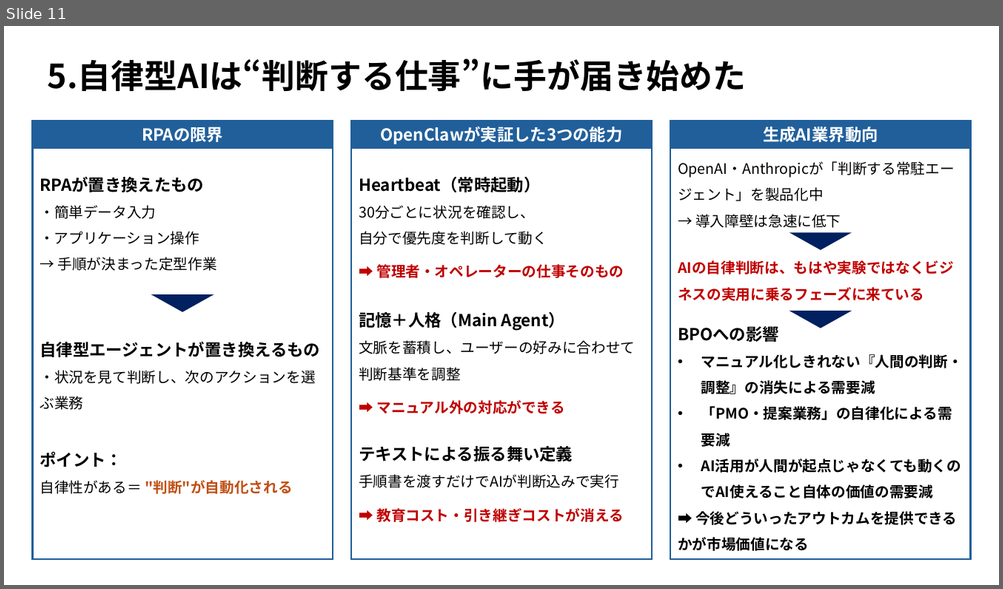
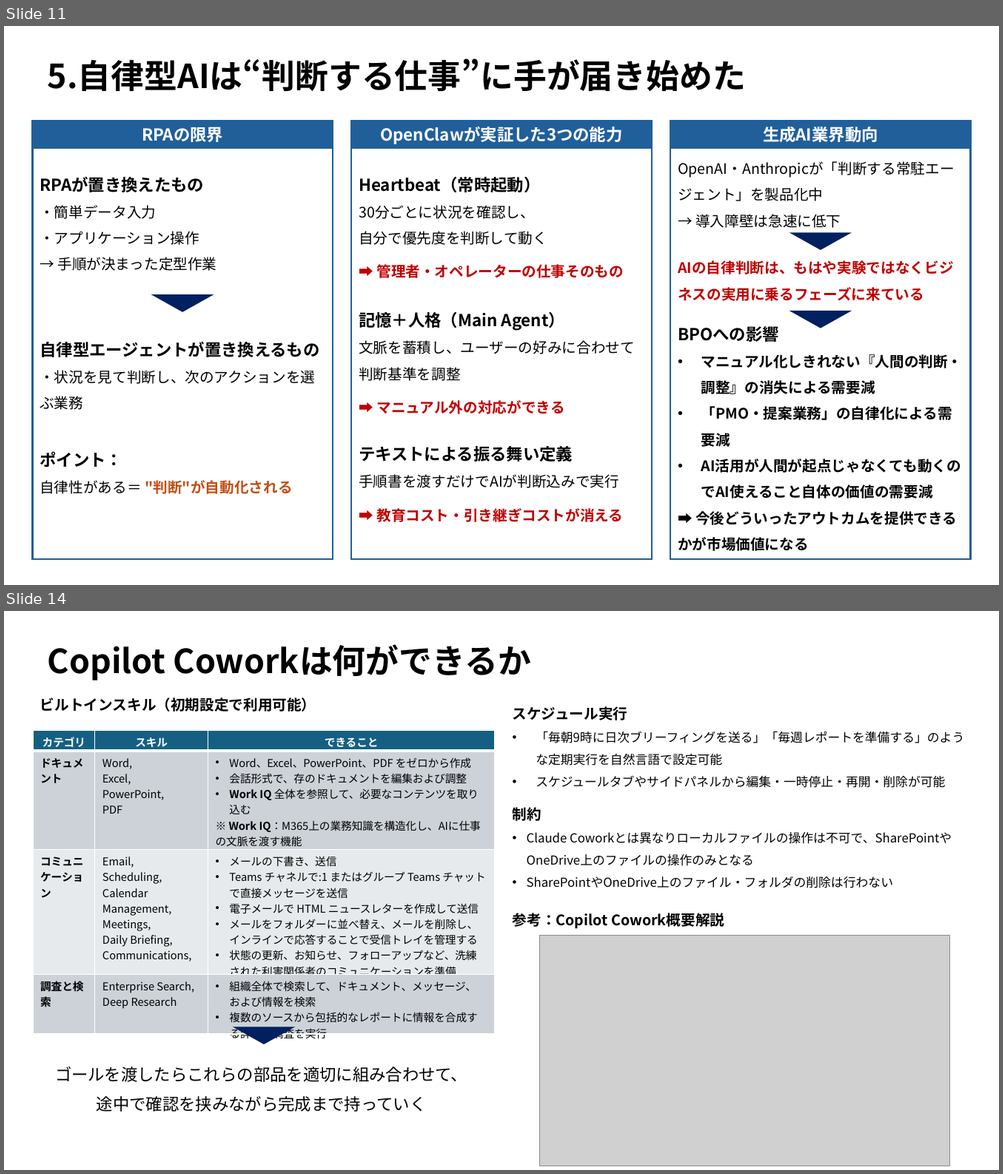
Before and after one commit to haits812/skills, a slide deck: プレゼンテーション1.pptx. Shown one above the other, each under a label of ours: slide 11 before the commit, slides 11 and 14 after it; the slides between them are not shown. The pictures are 1003x589 and 1003x1174 pixels, drawn with LibreOffice and Linux fonts; fonts in the diff are those of the drawing; grey boxes stand for pictures. Boxes give left, top, right and bottom in pixels: in the first picture for what was removed or moved away, otherwise in the second. Text is boxed around its words. In the diff, an @@ line names an element or a change of style, - is before the commit and + after.

```diff
--- a/プレゼンテーション1.pptx
+++ b/プレゼンテーション1.pptx
@@ slide 14 added at (4, 611, 999, 1170), background #FFFFFF @@
@@ text added at (48, 644, 531, 681), 32 pt, text #000000, bold @@
+Copilot Coworkは何ができるか
@@ text added at (40, 698, 316, 712), 14 pt, text #000000, bold @@
+ビルトインスキル（初期設定で利用可能）
@@ text added at (512, 706, 964, 788), 12 pt, text #000000 @@
+スケジュール実行
+• 「毎朝9時に日次ブリーフィングを送る」「毎週レポートを準備する」のような定期実行を自然言語で設定可能
+• スケジュールタブやサイドパネルから編集・一時停止・再開・削除が可能
@@ table added at (33, 730, 494, 1044), 4 rows, 3 columns @@
+カテゴリ | スキル | できること
+ドキュメント | Word, / Excel, / PowerPoint, / PDF | Word、Excel、PowerPoint、PDF をゼロから作成 / 会話形式で、存のドキュメントを編集および調整 / Work IQ 全体を参照して、必要なコンテンツを取り込む / ※ Work IQ：M365上の業務知識を構造化し、AIに仕事の文脈を渡す機能
+コミュニケーション | Email, / Scheduling, / Calendar Management, / Meetings, / Daily Briefing, / Communications, / Adaptive Cards | メールの下書き、送信 / Teams チャネルで:1 またはグループ Teams チャットで直接メッセージを送信 / 電子メールで HTML ニュースレターを作成して送信 / メールをフォルダーに並べ替え、メールを削除し、インラインで応答することで受信トレイを管理する / 状態の更新、お知らせ、フォローアップなど、洗練された利害関係者のコミュニケーションを準備
+調査と検索 | Enterprise Search, / Deep Research | 組織全体で検索して、ドキュメント、メッセージ、および情報を検索 / 複数のソースから包括的なレポートに情報を合成する詳細な調査を実行
@@ text added at (512, 807, 951, 889), 12 pt, text #000000 @@
+制約
+• Claude Coworkとは異なりローカルファイルの操作は不可で、SharePointやOneDrive上のファイルの操作のみとなる
+• SharePointやOneDrive上のファイル・フォルダの削除は行わない
@@ text added at (512, 913, 724, 929), 14 pt, text #000000, bold @@
+参考：Copilot Cowork概要解説
@@ picture added at (540, 936, 949, 1167) @@
@@ triangle added at (233, 1028, 295, 1045), fill #002060 @@
@@ text added at (55, 1067, 467, 1112), 16 pt, text #000000 @@
+ゴールを渡したらこれらの部品を適切に組み合わせて、
+途中で確認を挟みながら完成まで持っていく
```
Also in this commit, not shown: 4 other slides added.
